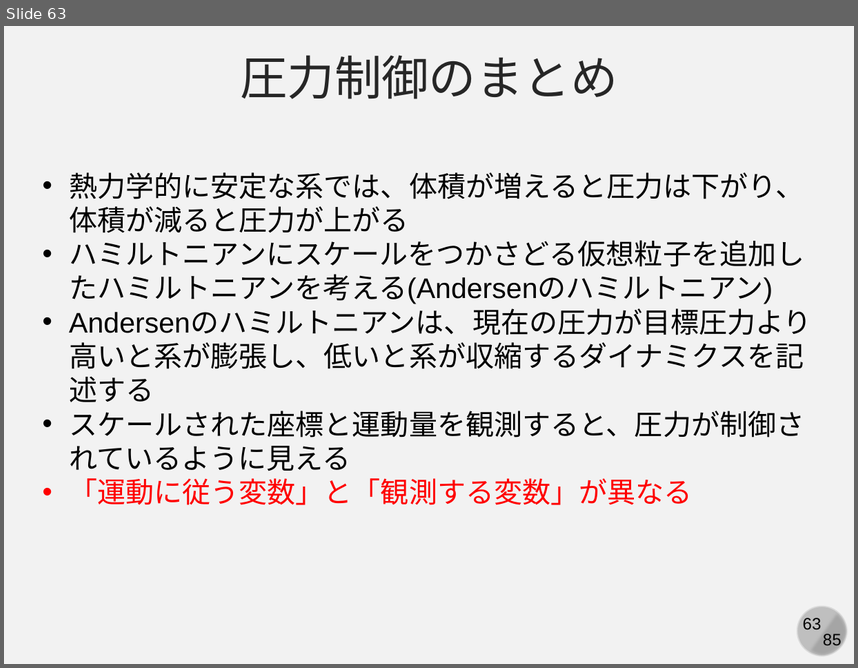
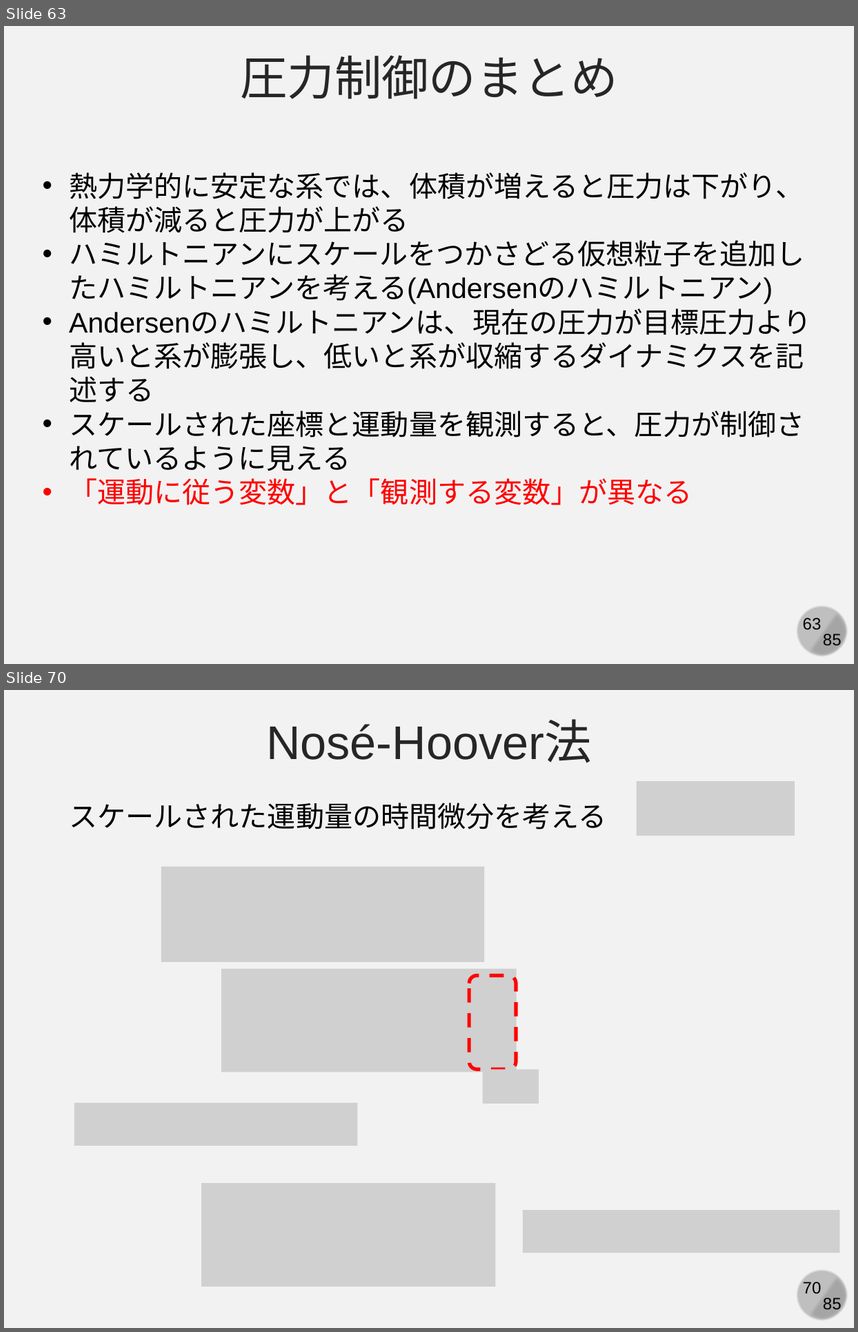
Before and after one commit to kaityo256/simulation_engineering, a slide deck: 06_md_observable/simulation06.pptx. Shown one above the other, each under a label of ours: slide 63 before the commit, slides 63 and 70 after it; the slides between them are not shown. The pictures are 858x668 and 858x1332 pixels, drawn with LibreOffice and Linux fonts; fonts in the diff are those of the drawing; grey boxes stand for pictures. Boxes give left, top, right and bottom in pixels: in the first picture for what was removed or moved away, otherwise in the second. Text is boxed around its words. In the diff, an @@ line names an element or a change of style, - is before the commit and + after.

```diff
--- a/06_md_observable/simulation06.pptx
+++ b/06_md_observable/simulation06.pptx
@@ slide 70 added at box(4, 690, 854, 1328), background #F2F2F2; not listed: 4 template elements that a slide beside it also shows @@
@@ text added at box(266, 721, 591, 763), 40 pt, text #262626 @@
+Nosé-Hoover法
@@ picture added at box(637, 781, 795, 836) @@
@@ text added at box(70, 802, 607, 829), 24 pt, text #000000 @@
+スケールされた運動量の時間微分を考える
@@ picture added at box(161, 867, 484, 962) @@
@@ picture added at box(221, 969, 517, 1072) @@
@@ rounded rectangle added at box(469, 976, 516, 1069), outline #FF0000 3 pt dashed @@
@@ picture added at box(483, 1069, 539, 1103) @@
@@ picture added at box(74, 1103, 358, 1145) @@
@@ picture added at box(201, 1183, 495, 1287) @@
@@ picture added at box(523, 1210, 840, 1252) @@
```
Also in this commit, not shown: 2 slides changed, 8 other slides added.
